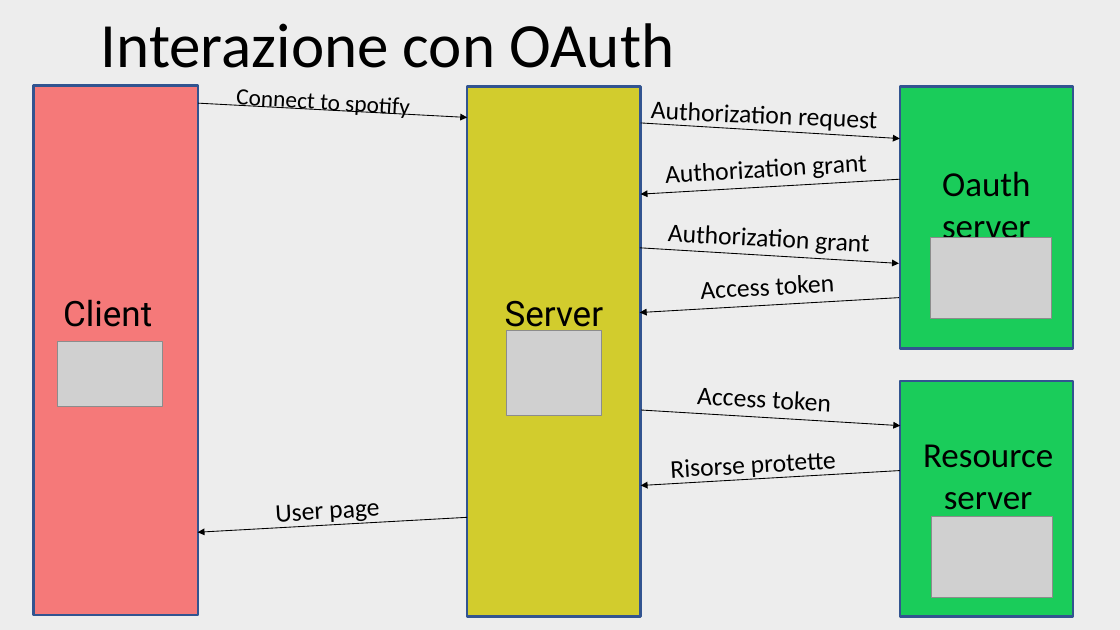
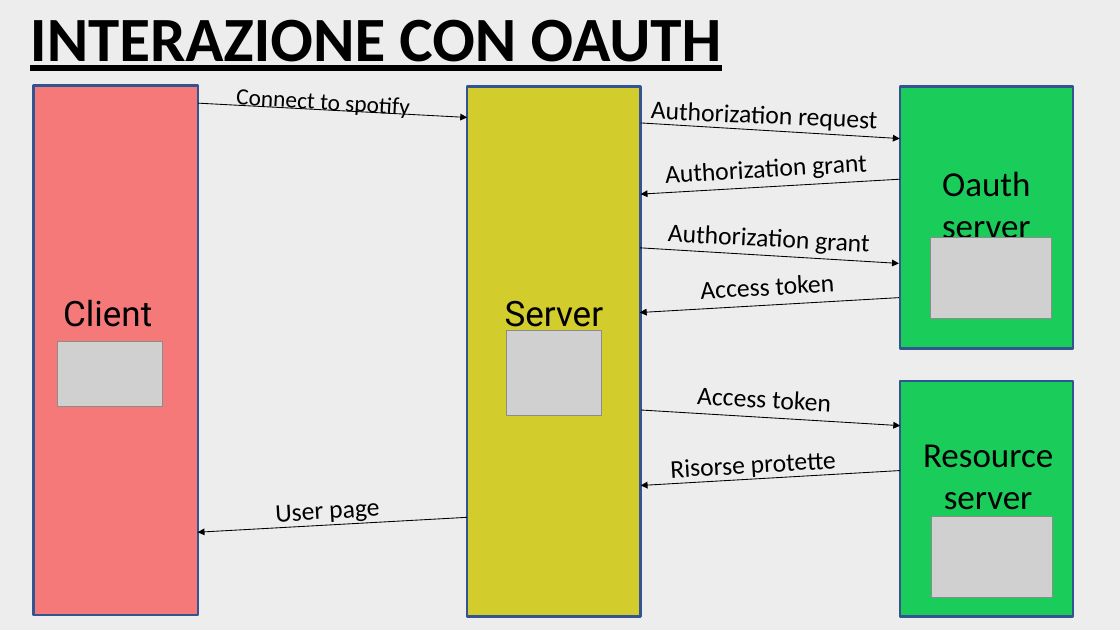
Before and after one commit to simonepetruzzi/Musikult, a slide deck: slide 8 of Musikult.pptx (slide 6 before the commit). Drawn at 1120x630 pixels with LibreOffice and Linux fonts; fonts in the diff are those of the drawing; grey boxes stand for pictures. Boxes give left, top, right and bottom in pixels: in the first picture for what was removed or moved away, otherwise in the second. Text is boxed around its words. In the diff, an @@ line names an element or a change of style, - is before the commit and + after.

```diff
--- a/Musikult.pptx
+++ b/Musikult.pptx
@@ text at (30,19,722,71): text changed; bold on @@
-Interazione con OAuth
+INTERAZIONE CON OAUTH
```
Also in this commit, not shown: 2 other slides changed, 3 slides added, 1 slide removed.
